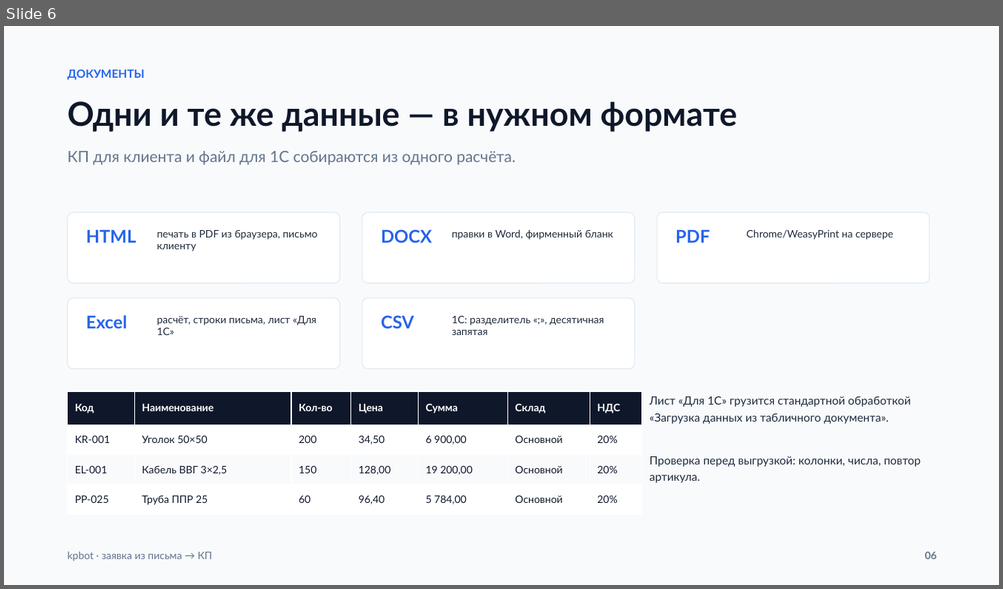
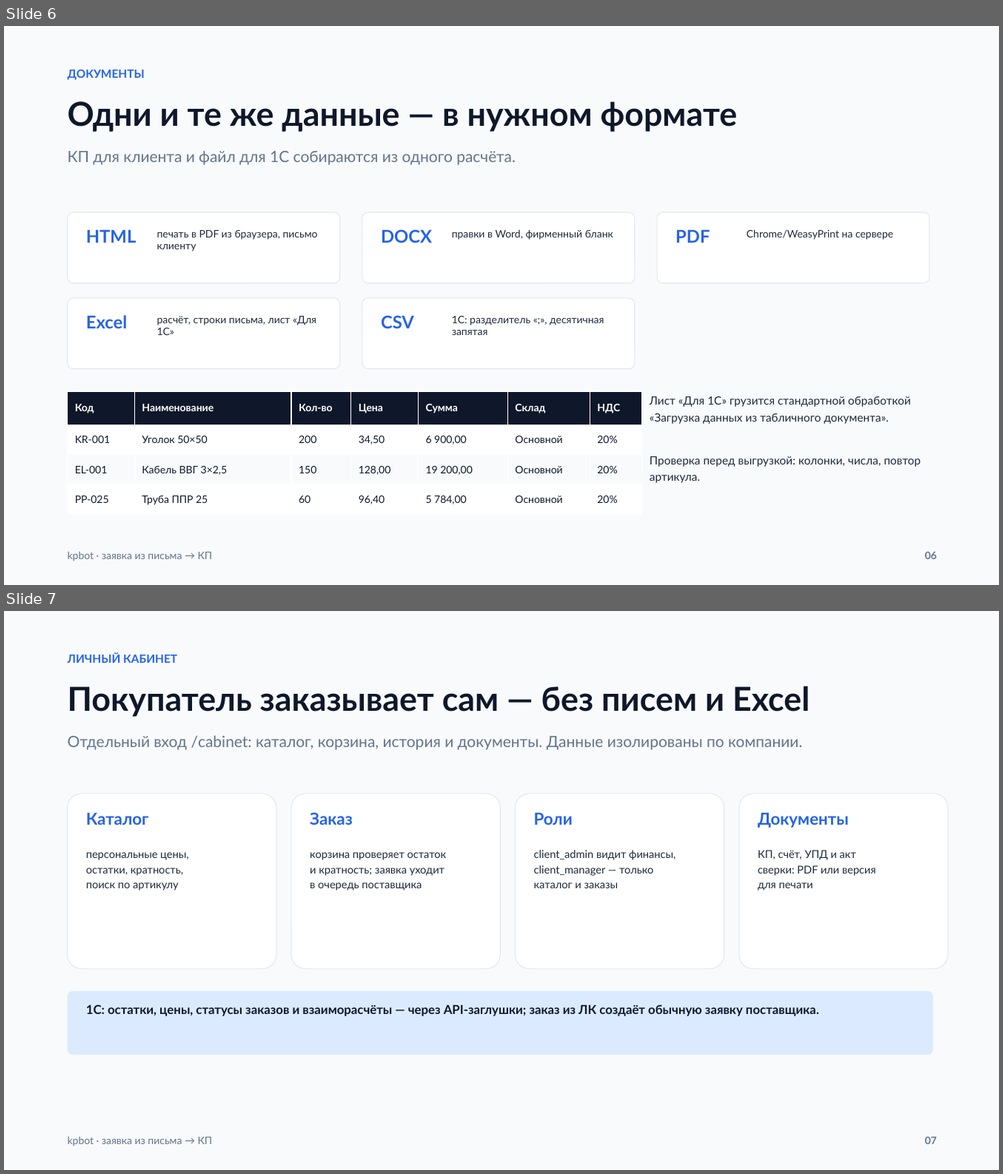
Before and after one commit to IvanBurtsev/Kpbot, a slide deck: presentation/kpbot-deck.pptx. Shown one above the other, each under a label of ours: slide 6 before the commit, slides 6 and 7 after it. The pictures are 1003x589 and 1003x1174 pixels, drawn with LibreOffice and Linux fonts; fonts in the diff are those of the drawing. Boxes give left, top, right and bottom in pixels: in the first picture for what was removed or moved away, otherwise in the second. Text is boxed around its words. In the diff, an @@ line names an element or a change of style, - is before the commit and + after.

Commit message:
feat: личный кабинет клиента — каталог, корзина, заказы, 1С API
B2B-портал покупателя /cabinet, отдельный вход и сессия:
* компании-покупатели, пользователи client_admin/client_manager, персональные
  цены, кратность упаковки, корзина, заказы и строки со снимком цены;
* каталог с поиском, остатками и персональной ценой; корзина проверяет
  кратность и остаток, заказ создаёт обычную заявку поставщика (RFQ + quote)
  и попадает в привычную очередь;
* дашборд: баланс, лимит, долг, статус компании — только client_admin;
  история заказов, КП/счёт/УПД и акт сверки (PDF или версия для печати);
* админка поставщика: вкладки «Клиенты ЛК» (создание компании и доступа,
  блокировка) и «Заказы ЛК» (статусы, ссылка на заявку);
* API-заглушки для 1С: остатки, цены, заказы, статусы, взаиморасчёты;
* демо: kpbot cabinet-demo; документация docs/CABINET.md;
* tests/test_cabinet.py: 14 сценариев, всего 279 тестов;
* колода: слайд про личный кабинет (теперь 14 слайдов).

```diff
--- a/presentation/kpbot-deck.pptx
+++ b/presentation/kpbot-deck.pptx
@@ slide 7 added at (x1=4, y1=611, x2=999, y2=1170), background #FFFFFF @@
@@ rectangle added at (x1=4, y1=611, x2=999, y2=1170), fill #F8FAFC @@
@@ text added at (x1=68, y1=653, x2=177, y2=663), 11 pt, text #2563EB, bold @@
+ЛИЧНЫЙ КАБИНЕТ
@@ text added at (x1=68, y1=686, x2=809, y2=717), 32 pt, text #0F172A, bold @@
+Покупатель заказывает сам — без писем и Excel
@@ text added at (x1=68, y1=735, x2=802, y2=750), 15 pt, text #64748B @@
+Отдельный вход /cabinet: каталог, корзина, история и документы. Данные изолированы по компании.
@@ rounded rectangle added at (x1=68, y1=794, x2=276, y2=969), fill #FFFFFF, outline #E2E8F0 0.75 pt @@
@@ rounded rectangle added at (x1=291, y1=794, x2=500, y2=969), fill #FFFFFF, outline #E2E8F0 0.75 pt @@
@@ rounded rectangle added at (x1=515, y1=794, x2=724, y2=969), fill #FFFFFF, outline #E2E8F0 0.75 pt @@
@@ rounded rectangle added at (x1=739, y1=794, x2=948, y2=969), fill #FFFFFF, outline #E2E8F0 0.75 pt @@
@@ text added at (x1=86, y1=812, x2=149, y2=825), 16 pt, text #2563EB, bold @@
+Каталог
@@ text added at (x1=310, y1=812, x2=353, y2=825), 16 pt, text #2563EB, bold @@
+Заказ
@@ text added at (x1=534, y1=812, x2=572, y2=825), 16 pt, text #2563EB, bold @@
+Роли
@@ text added at (x1=757, y1=812, x2=848, y2=828), 16 pt, text #2563EB, bold @@
+Документы
@@ text added at (x1=86, y1=852, x2=189, y2=891), 10.5 pt, text #1E293B @@
+персональные цены,
+остатки, кратность,
+поиск по артикулу
@@ text added at (x1=310, y1=852, x2=447, y2=891), 10.5 pt, text #1E293B @@
+корзина проверяет остаток
+и кратность; заявка уходит
+в очередь поставщика
@@ text added at (x1=534, y1=850, x2=675, y2=889), 10.5 pt, text #1E293B @@
+client_admin видит финансы,
+client_manager — только
+каталог и заказы
@@ text added at (x1=757, y1=850, x2=876, y2=891), 10.5 pt, text #1E293B @@
+КП, счёт, УПД и акт
+сверки: PDF или версия
+для печати
@@ rounded rectangle added at (x1=68, y1=991, x2=933, y2=1055), fill #DBEAFE @@
@@ text added at (x1=86, y1=1005, x2=819, y2=1017), 12 pt, text #0F172A, bold @@
+1С: остатки, цены, статусы заказов и взаиморасчёты — через API-заглушки; заказ из ЛК создаёт обычную заявку поставщика.
@@ text added at (x1=68, y1=1137, x2=213, y2=1147), 10 pt, text #64748B @@
+kpbot · заявка из письма → КП
@@ text added at (x1=925, y1=1137, x2=936, y2=1145), 10 pt, text #64748B, bold @@
+07
```
Also in this commit, not shown: 7 slides changed, 24 other files.
